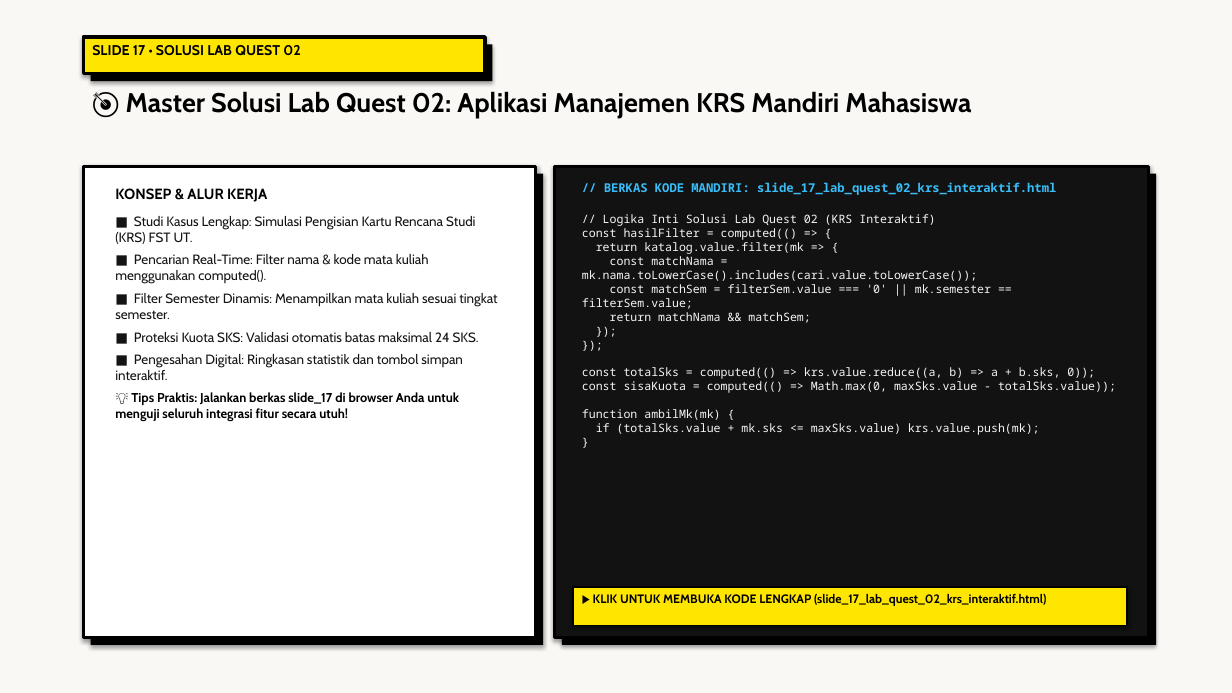
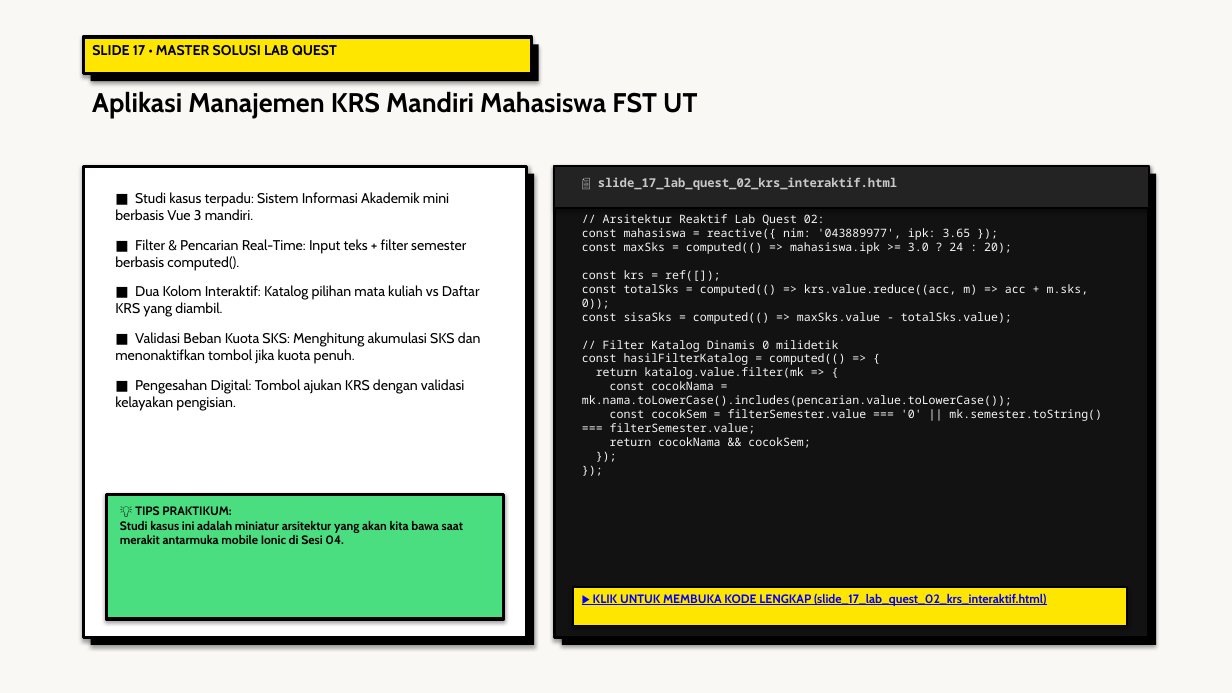
Before and after one commit to antonprafanto/tuweb_mobile2025, a slide deck: slide 17 of slide_presentasi/SESI_02_Frontend_Modern_Vue.pptx. Drawn at 1232x693 pixels with LibreOffice and Linux fonts; fonts in the diff are those of the drawing. Boxes give left, top, right and bottom in pixels: in the first picture for what was removed or moved away, otherwise in the second. Text is boxed around its words. In the diff, an @@ line names an element or a change of style, - is before the commit and + after.

Commit message:
feat(sesi-02): audit tuntas 18 file html ramah awam diagram svg pptx neobrutalism dan naskah mermaid

```diff
--- a/slide_presentasi/SESI_02_Frontend_Modern_Vue.pptx
+++ b/slide_presentasi/SESI_02_Frontend_Modern_Vue.pptx
@@ rectangle: place and size @@
-rectangle at bbox=[83, 37, 485, 74]
+rectangle at bbox=[83, 37, 531, 74]
@@ rectangle: place and size @@
-rectangle at bbox=[91, 44, 493, 81]
+rectangle at bbox=[91, 44, 539, 81]
@@ text at bbox=[92, 45, 337, 56]: text changed @@
-SLIDE 17 • SOLUSI LAB QUEST 02
+SLIDE 17 • MASTER SOLUSI LAB QUEST
@@ text at bbox=[92, 91, 697, 119]: text changed @@
-🎯 Master Solusi Lab Quest 02: Aplikasi Manajemen KRS Mandiri Mahasiswa
+Aplikasi Manajemen KRS Mandiri Mahasiswa FST UT
@@ rectangle: place and size @@
-rectangle at bbox=[83, 166, 536, 638]
+rectangle at bbox=[83, 166, 527, 638]
@@ rectangle: place and size @@
-rectangle at bbox=[91, 174, 543, 645]
+rectangle at bbox=[91, 174, 534, 645]
@@ rectangle added at bbox=[555, 166, 1149, 208], fill #232323, outline #000000 1.5 pt @@
@@ text at bbox=[598, 177, 897, 190]: text changed; text colour #38BDF8 to #C8C8C8 @@
-// BERKAS KODE MANDIRI: slide_17_lab_quest_02_krs_interaktif.html
+📄 slide_17_lab_quest_02_krs_interaktif.html
@@ text removed at bbox=[115, 188, 497, 422] @@
-KONSEP & ALUR KERJA
-■ Studi Kasus Lengkap: Simulasi Pengisian Kartu Rencana Studi (KRS) FST UT.
-■ Pencarian Real-Time: Filter nama & kode mata kuliah menggunakan computed().
-■ Filter Semester Dinamis: Menampilkan mata kuliah sesuai tingkat semester.
-■ Proteksi Kuota SKS: Validasi otomatis batas maksimal 24 SKS.
-■ Pengesahan Digital: Ringkasan statistik dan tombol simpan interaktif.
-💡 Tips Praktis: Jalankan berkas slide_17 di browser Anda untuk menguji seluruh integrasi fitur secara utuh!
@@ text added at bbox=[115, 192, 481, 411], 11 pt, text #000000 @@
+■ Studi kasus terpadu: Sistem Informasi Akademik mini berbasis Vue 3 mandiri.
+■ Filter & Pencarian Real-Time: Input teks + filter semester berbasis computed().
+■ Dua Kolom Interaktif: Katalog pilihan mata kuliah vs Daftar KRS yang diambil.
+■ Validasi Beban Kuota SKS: Menghitung akumulasi SKS dan menonaktifkan tombol jika kuota penuh.
+■ Pengesahan Digital: Tombol ajukan KRS dengan validasi kelayakan pengisian.
@@ text at bbox=[582, 214, 1089, 365]: text changed @@
-// Logika Inti Solusi Lab Quest 02 (KRS Interaktif)
-const hasilFilter = computed(() => {
+// Arsitektur Reaktif Lab Quest 02:
+const mahasiswa = reactive({ nim: '043889977', ipk: 3.65 });
+const maxSks = computed(() => mahasiswa.ipk >= 3.0 ? 24 : 20);
+const krs = ref([]);
+const totalSks = computed(() => krs.value.reduce((acc, m) => acc + m.sks, 0));
+const sisaSks = computed(() => maxSks.value - totalSks.value);
+// Filter Katalog Dinamis 0 milidetik
+const hasilFilterKatalog = computed(() => {
@@ text at bbox=[582, 381, 1102, 448]: text changed @@
-const matchNama = mk.nama.toLowerCase().includes(cari.value.toLowerCase());
-const matchSem = filterSem.value === '0' || mk.semester == filterSem.value;
-return matchNama && matchSem;
+const cocokNama = mk.nama.toLowerCase().includes(pencarian.value.toLowerCase());
+const cocokSem = filterSemester.value === '0' || mk.semester.toString() === filterSemester.value;
+return cocokNama && cocokSem;
@@ text at bbox=[582, 367, 1116, 435]: paragraphs removed @@
-const totalSks = computed(() => krs.value.reduce((a, b) => a + b.sks, 0));
-const sisaKuota = computed(() => Math.max(0, maxSks.value - totalSks.value));
-function ambilMk(mk) {
-if (totalSks.value + mk.sks <= maxSks.value) krs.value.push(mk);
-}
@@ rectangle added at bbox=[106, 494, 504, 619], fill #4ADE80, outline #000000 2.5 pt @@
@@ text added at bbox=[120, 506, 463, 544], 9.5 pt, text #000000, bold @@
+💡 TIPS PRAKTIKUM:
+Studi kasus ini adalah miniatur arsitektur yang akan kita bawa saat merakit antarmuka mobile Ionic di Sesi 04.
@@ text "▶ KLIK UNTUK MEMBUKA KODE ..." at bbox=[593, 594, 1046, 606]: text colour #000000 to #0000FF, underline on @@
```
Also in this commit, not shown: 15 other slides changed, 2 slides added, 2 slides removed, 21 other files.
